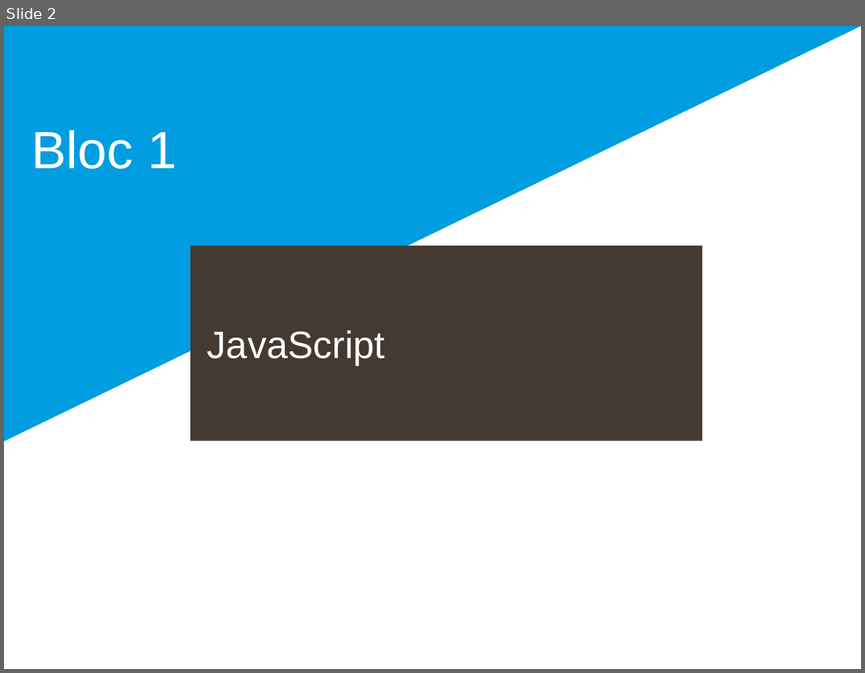
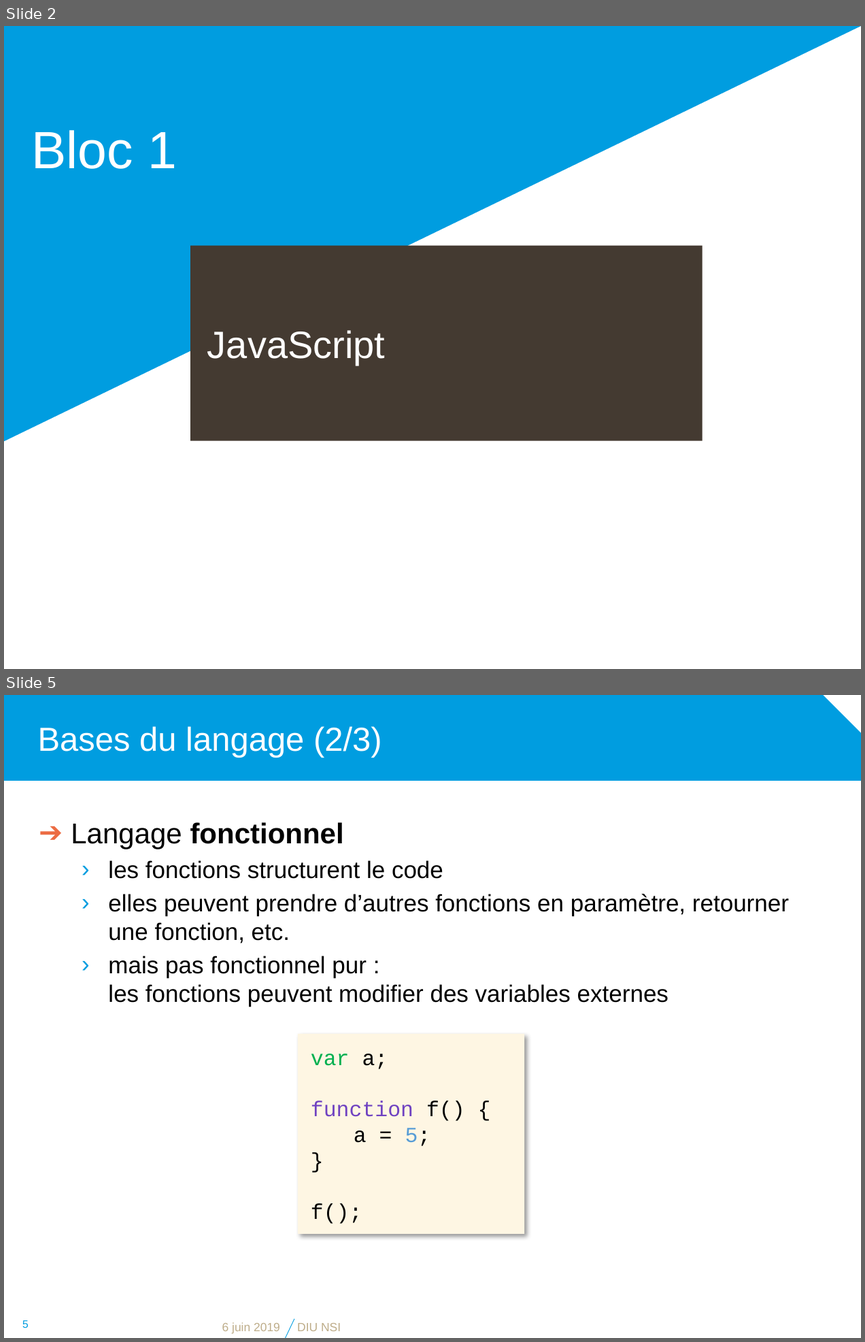
Before and after one commit to diu-uf-bordeaux/bloc1, a slide deck: web/4-JS/JavaScript.pptx. Shown one above the other, each under a label of ours: slide 2 before the commit, slides 2 and 5 after it; the slides between them are not shown. The pictures are 865x673 and 865x1342 pixels, drawn with LibreOffice and Linux fonts; fonts in the diff are those of the drawing; background and template pictures are left out. Boxes give left, top, right and bottom in pixels: in the first picture for what was removed or moved away, otherwise in the second. Text is boxed around its words. In the diff, an @@ line names an element or a change of style, - is before the commit and + after.

```diff
--- a/web/4-JS/JavaScript.pptx
+++ b/web/4-JS/JavaScript.pptx
@@ slide 5 added at (x1=4, y1=695, x2=861, y2=1338), background #FFFFFF @@
@@ snip rect added at (x1=4, y1=695, x2=861, y2=781), fill #009DE0 @@
@@ title added at (x1=38, y1=726, x2=382, y2=758), 28 pt, text #FFFFFF @@
+Bases du langage (2/3)
@@ text added at (x1=71, y1=822, x2=789, y2=1006), 20 pt, text #000000 @@
+➔ Langage fonctionnel
+  › les fonctions structurent le code
+  › elles peuvent prendre d’autres fonctions en paramètre, retourner une fonction, etc.
+  › mais pas fonctionnel pur :
+    les fonctions peuvent modifier des variables externes
@@ rectangle added at (x1=298, y1=1034, x2=525, y2=1233), fill #FEF6E3, 18 pt, text #000000 @@
+var a;
+function f() {
+a = 5;
+}
+f();
@@ page number added at (x1=22, y1=1320, x2=28, y2=1327), 9 pt, text #009DE0 @@
+5
@@ text added at (x1=222, y1=1322, x2=280, y2=1334), 10 pt, text #BEAD8A @@
+6 juin 2019
@@ line added from (285, 1338) to (294, 1319), #009DE0 0.5 pt @@
@@ text added at (x1=297, y1=1323, x2=341, y2=1331), 10 pt, text #BEAD8A @@
+DIU NSI
```
Also in this commit, not shown: 9 slides changed, 4 other slides added, 1 slide removed, 1 other file.
